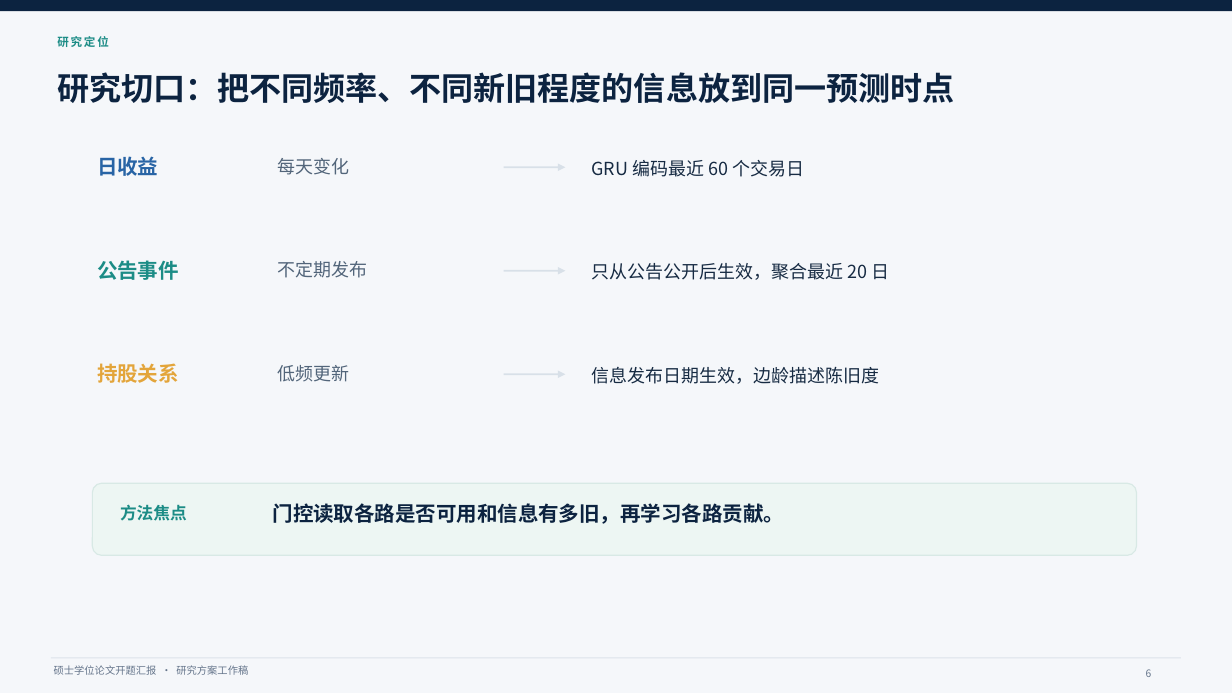
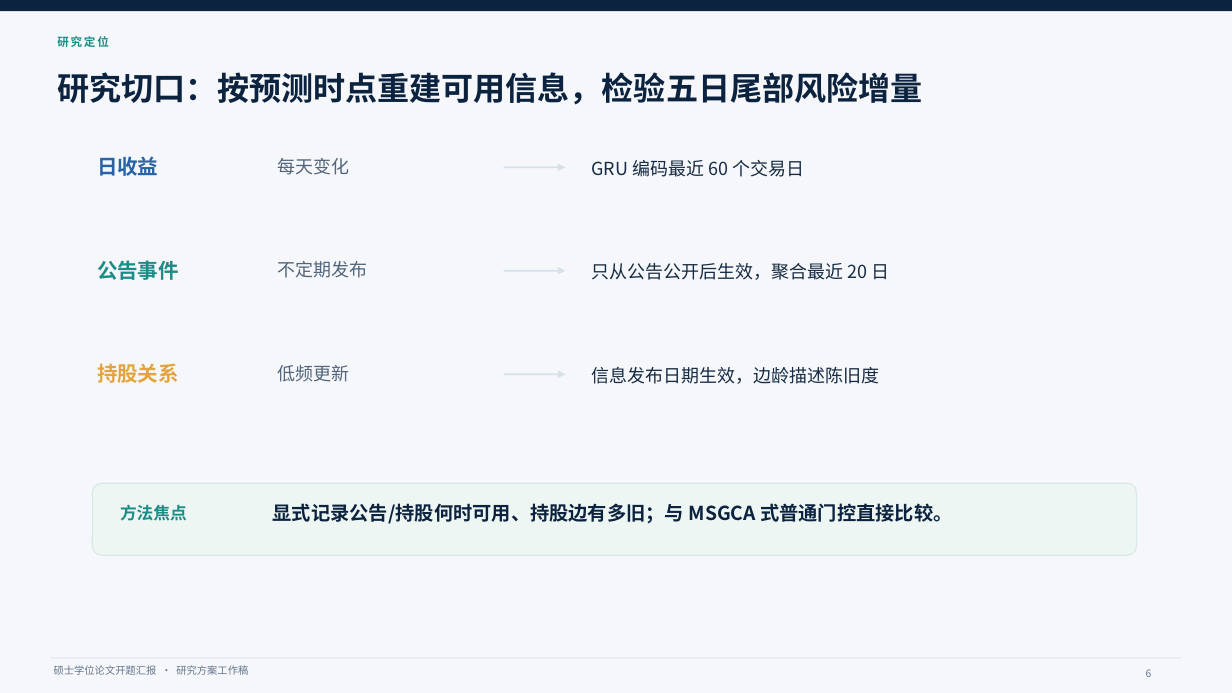
Before and after one commit to QiuKunYuan/llm-event-tail-risk-, a slide deck: slide 6 of docs/开题报告/开题答辩汇报.pptx. Drawn at 1232x693 pixels with LibreOffice and Linux fonts; fonts in the diff are those of the drawing. Boxes give left, top, right and bottom in pixels: in the first picture for what was removed or moved away, otherwise in the second. Text is boxed around its words. In the diff, an @@ line names an element or a change of style, - is before the commit and + after.

```diff
--- a/docs/开题报告/开题答辩汇报.pptx
+++ b/docs/开题报告/开题答辩汇报.pptx
@@ text at (x1=57, y1=72, x2=922, y2=105): text changed @@
-研究切口：把不同频率、不同新旧程度的信息放到同一预测时点
+研究切口：按预测时点重建可用信息，检验五日尾部风险增量
@@ text at (x1=273, y1=503, x2=952, y2=524): text changed; size 16 to 15 pt @@
-门控读取各路是否可用和信息有多旧，再学习各路贡献。
+显式记录公告/持股何时可用、持股边有多旧；与 MSGCA 式普通门控直接比较。
```
Also in this commit, not shown: 11 other slides changed, 14 other files.
